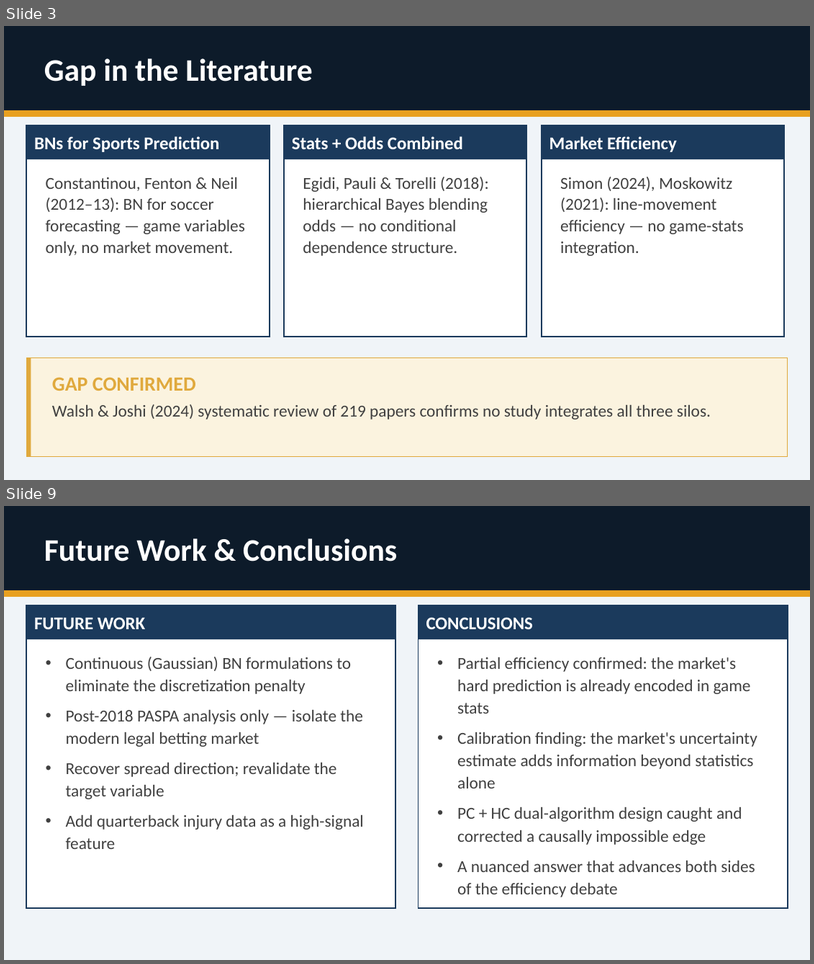
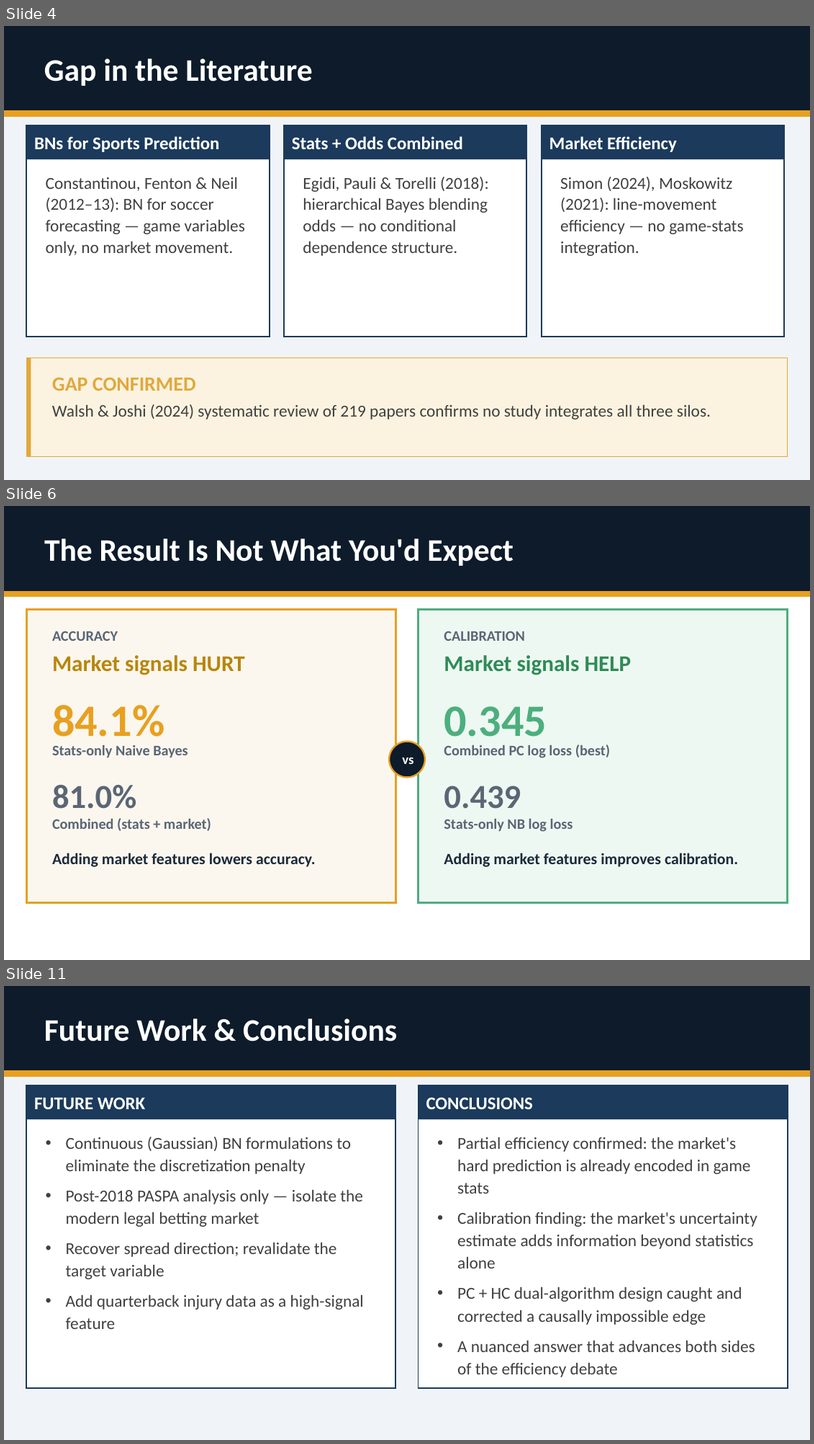
Before and after one commit to lelandweeks/NFL-Bayesian-Network-Market-Signals, a slide deck: docs/final_report/cs610_final_report_presentation.pptx. Shown one above the other, each under a label of ours: slides 3 and 9 before the commit, slides 4, 6 and 11 after it; the slides between them are not shown. The pictures are 814x964 and 814x1444 pixels, drawn with LibreOffice and Linux fonts; fonts in the diff are those of the drawing. Boxes give left, top, right and bottom in pixels: in the first picture for what was removed or moved away, otherwise in the second. Text is boxed around its words. In the diff, an @@ line names an element or a change of style, - is before the commit and + after.

```diff
--- a/docs/final_report/cs610_final_report_presentation.pptx
+++ b/docs/final_report/cs610_final_report_presentation.pptx
@@ slide 6 added at (4,506,810,960), background #FFFFFF @@
@@ rectangle added at (4,506,810,592), fill #0D1B2A @@
@@ text added at (44,538,514,566), 28 pt, text #FFFFFF, bold @@
+The Result Is Not What You'd Expect
@@ rectangle added at (4,592,810,597), fill #E8A020 @@
@@ rectangle added at (26,609,396,903), fill #FBF7EE, outline #E8A020 2 pt @@
@@ rectangle added at (419,609,788,903), fill #EEF8F2, outline #4CAF7D 2 pt @@
@@ text added at (52,631,118,641), 13 pt, text #5A6675, bold @@
+ACCURACY
@@ text added at (444,631,525,641), 13 pt, text #5A6675, bold @@
+CALIBRATION
@@ text added at (52,655,245,675), 20 pt, text #B8860B, bold @@
+Market signals HURT
@@ text added at (444,655,632,675), 20 pt, text #2E8B57, bold @@
+Market signals HELP
@@ text added at (52,705,165,746), 40 pt, text #E8A020, bold @@
+84.1%
@@ text added at (444,706,547,746), 40 pt, text #4CAF7D, bold @@
+0.345
@@ ellipse added at (389,741,425,777), fill #0D1B2A, outline #E8A020 1.5 pt, 12 pt, text #FFFFFF, bold @@
+vs
@@ text added at (52,745,188,757), 13 pt, text #5A6675, bold @@
+Stats-only Naive Bayes
@@ text added at (444,744,610,758), 13 pt, text #5A6675, bold @@
+Combined PC log loss (best)
@@ text added at (52,785,136,808), 30 pt, text #5A6675, bold @@
+81.0%
@@ text added at (444,785,521,808), 30 pt, text #5A6675, bold @@
+0.439
@@ text added at (52,818,211,831), 13 pt, text #5A6675, bold @@
+Combined (stats + market)
@@ text added at (444,818,574,831), 13 pt, text #5A6675, bold @@
+Stats-only NB log loss
@@ text added at (52,852,316,867), 14 pt, text #1B2A3A, bold @@
+Adding market features lowers accuracy.
@@ text added at (444,852,738,867), 14 pt, text #1B2A3A, bold @@
+Adding market features improves calibration.
@@ what was slide 3 is now slide 4 @@
@@ what was slide 9 is now slide 11 @@
```
Also in this commit, not shown: 5 slides changed, 3 other slides added, 2 slides removed, 3 other files.
